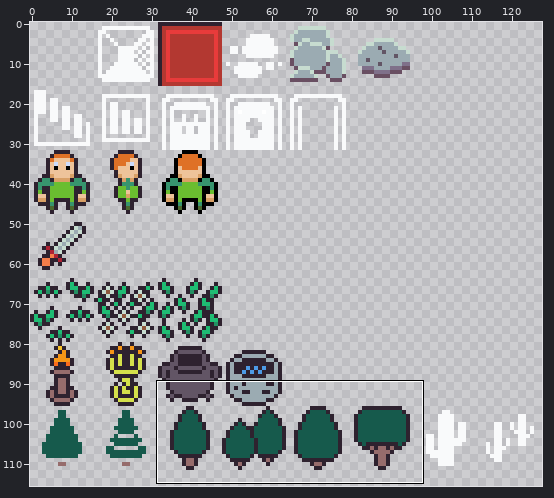
Two versions of one sprite sheet, Data/Tiles/Sheet.png. Above: a wide view before the commit, with the close-up outlined.
Close-up. As it was:
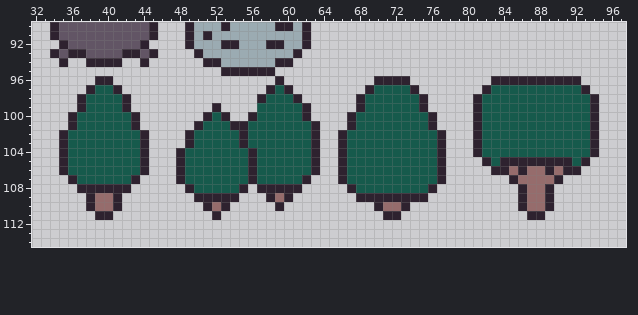
The file is 128x128 pixels. Colours within 5 levels of each other are drawn and written as one. Shown: x 32..97, y 90..114. The wide view leaves out empty margins. The commit also changed other parts of the picture, which this record leaves out.
After:
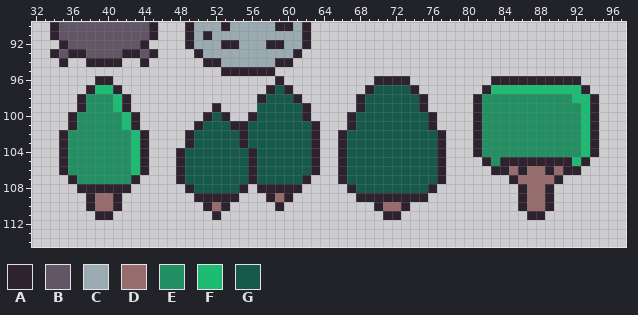
Palette (. is transparent): A #2e222f  B #625565  C #9babb2  D #966c6c  E #239063  F #1ebc73  G #165a4c
What changed:
Colour E replaces colour G in row 98 at x 38 to 40 and 82 to 91; in row 99 at x 38 to 40 and 82 to 92; in rows 100 to 101 at x 37 to 41 and 82 to 92; in rows 102 to 104 at x 36 to 42 and 82 to 92; in row 105 at x 36 to 42 and 83; in row 106 at x 36 to 42.
Colour E replaces colour G in row 107 at x 37 to 42.
Colour F replaces colour G in row 97 at x 39 to 40 and 83 to 92; in row 98 at x 41 and 92 to 93; in row 99 at x 41 and 93; in rows 100 to 101 at x 42 and 93; in rows 102 to 104 at x 43 and 93; in row 105 at x 43 and 92.
Colour F replaces colour G in row 106 at x 43.
